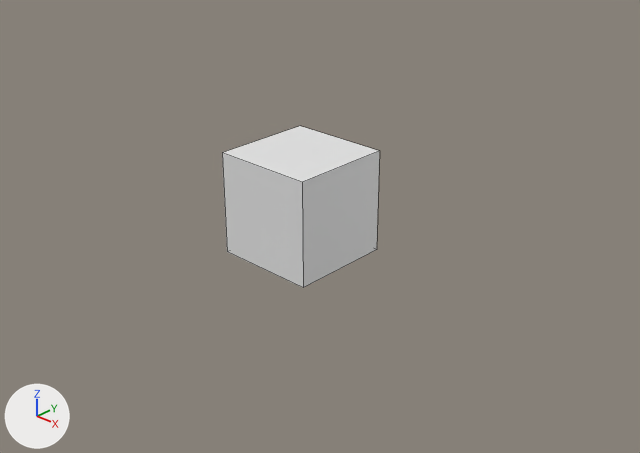
An edit to the Blender file Blend/scene.blend, drawn before and after from the same camera.
Both versions are drawn from a 50 mm camera at (10.48, -10.71, 6.68) aimed at (0.38, 0.09, -0.39). Every picture has the same lights, and +X, +Y and +Z are marked at lower left. Mesh edges are drawn as thin lines.
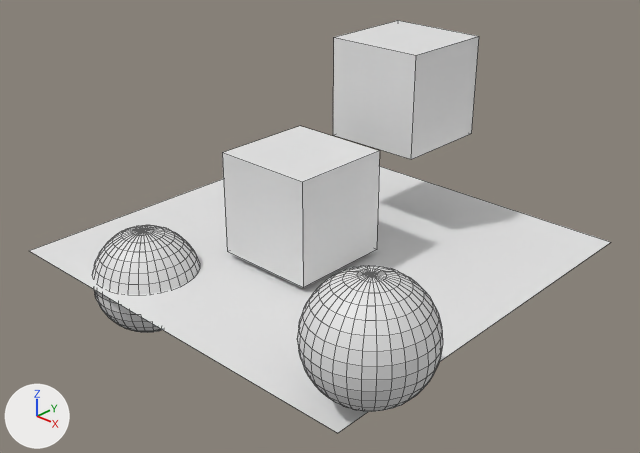
Changed parts and their boxes (x1, y1, x2, y2) in the pictures (640 x 453 px):
'Plane', added
    after: (30, 166, 610, 433)
'Cube.001', added
    after: (333, 20, 479, 159)
'Sphere', added
    after: (298, 266, 443, 412)
'Sphere.001', added
    after: (93, 225, 199, 332)

What changed in the scene script:
```text
Add me_cube_001:
    me_cube_001.from_pydata(...)  # a box spanning x -1.0..1.0, y -1.0..1.0, z -1.0..1.0
Add me_sphere_001:
    me_sphere_001.from_pydata(...)  # a UV sphere (32 segments, 16 rings, poles along z) spanning x -1.0..1.0, y -1.0..1.0, z -1.0..1.0
Add me_plane:
    me_plane.from_pydata([(-1.0, -1.0, 0.0), (1.0, -1.0, 0.0), (-1.0, 1.0, 0.0), (1.0, 1.0, 0.0)], [], [(0, 1, 3, 2)])
Add me_sphere:
    me_sphere.from_pydata(...)  # a UV sphere (32 segments, 16 rings, poles along z) spanning x -1.0..1.0, y -1.0..1.0, z -1.0..1.0
Add ob_cube_001:
    ob_cube_001 = bpy.data.objects.new('Cube.001', me_cube_001)
    ob_cube_001.location = (0.0, 2.96, 1.56)
Add ob_sphere_001:
    ob_sphere_001 = bpy.data.objects.new('Sphere.001', me_sphere_001)
    ob_sphere_001.location = (-1.78, -2.3, -1.34)
Add ob_plane:
    ob_plane = bpy.data.objects.new('Plane', me_plane)
    ob_plane.location = (0.0, 0.58, -1.12)
    ob_plane.scale = (4.0, 4.0, 4.0)
Add ob_sphere:
    ob_sphere = bpy.data.objects.new('Sphere', me_sphere)
    ob_sphere.location = (3.88, -2.64, 0.0)
```
